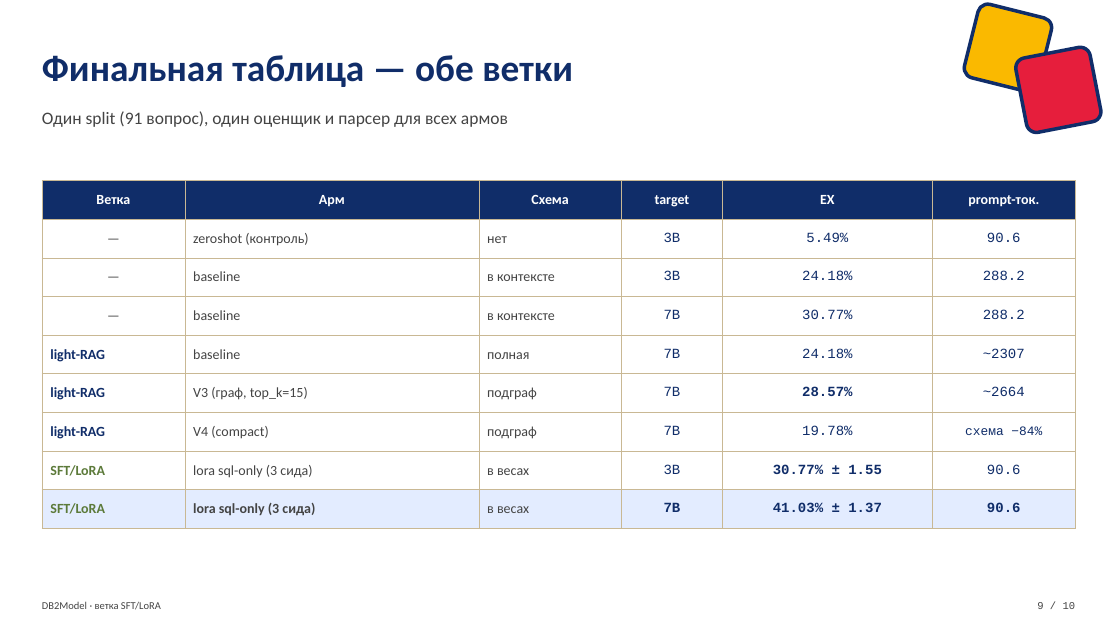
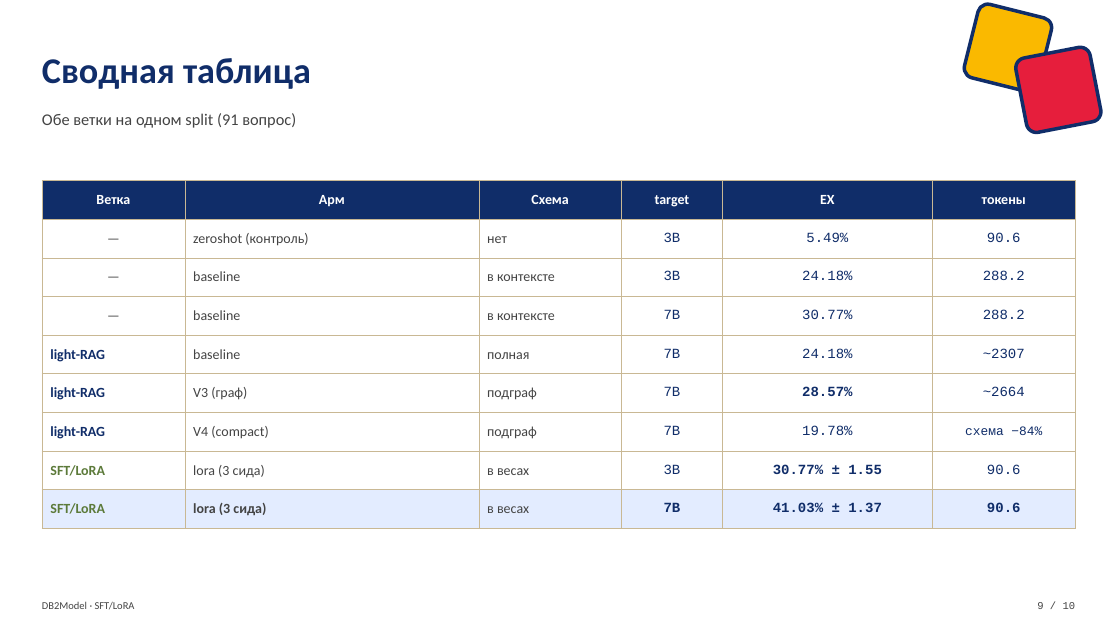
Before and after one commit to VladimirPozdeev06/db2model_lora, a slide deck: slide 9 of db2model/DB2Model_SFT_LoRA_defense.pptx. Drawn at 1120x630 pixels with LibreOffice and Linux fonts; fonts in the diff are those of the drawing. Boxes give left, top, right and bottom in pixels: in the first picture for what was removed or moved away, otherwise in the second. Text is boxed around its words. In the diff, an @@ line names an element or a change of style, - is before the commit and + after.

```diff
--- a/db2model/DB2Model_SFT_LoRA_defense.pptx
+++ b/db2model/DB2Model_SFT_LoRA_defense.pptx
@@ text at box(42, 58, 311, 89): text changed; size 32 to 31 pt @@
-Финальная таблица — обе ветки
+Сводная таблица
@@ text at box(42, 113, 296, 128): text changed; size 15 to 14 pt @@
-Один split (91 вопрос), один оценщик и парсер для всех армов
+Обе ветки на одном split (91 вопрос)
@@ table at box(42, 181, 1075, 519) @@
-row 1, column 6: prompt-ток.
+row 1, column 6: токены
-row 6, column 2: V3 (граф, top_k=15)
+row 6, column 2: V3 (граф)
-row 8, column 2: lora sql-only (3 сида)
+row 8, column 2: lora (3 сида)
-row 9, column 2: lora sql-only (3 сида)
+row 9, column 2: lora (3 сида)
@@ text at box(42, 601, 135, 609): text changed @@
-DB2Model · ветка SFT/LoRA
+DB2Model · SFT/LoRA
```
Also in this commit, not shown: 8 other slides changed, 1 slide added, 1 slide removed.
